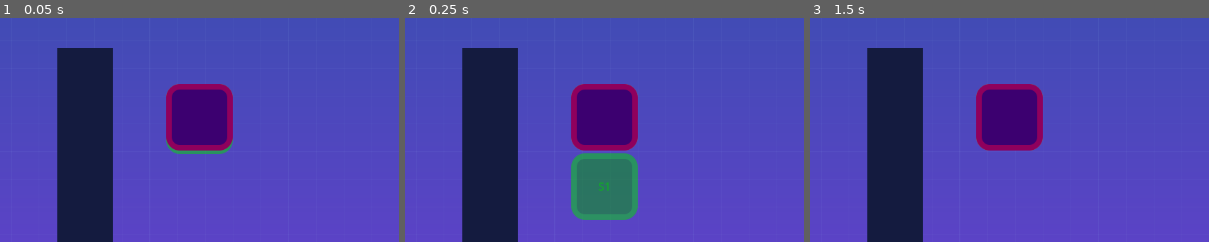
Above: before the commit, frames 1-3 (left to right).
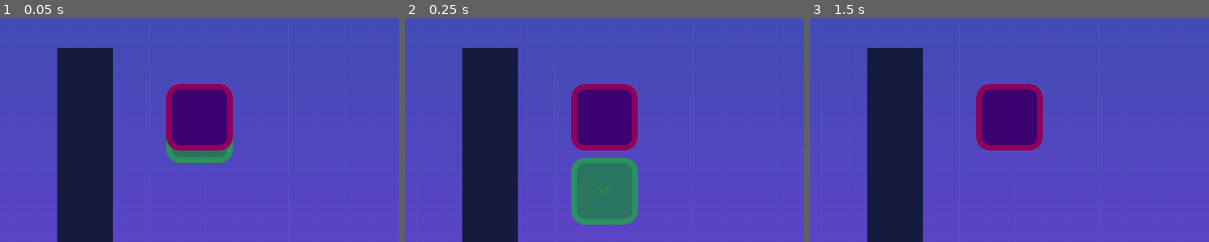
Above: after the commit, the same moments.

Repository: anatolbogun/godot-smoother-node-test-scene
Game: Godot game, scene res://src/Levels/level_template.tscn
Same seed, same stepped clock (60 frames per second), same inputs: the game is played once before the commit and once after it.
Inputs:
- Up to frame 1 (0.05 s): no input
- Up to frame 2 (0.25 s): no input
- Up to frame 3 (1.5 s): hold D (move_right) from 0.53 s (still down); tap A (jump) at 0.77 s; tap Enter at 1.25 s
The pictures show only the part of the screen within x 25-75%, y 50-100%; the shares and areas given below are measured in that part.

The runs differ from the first frame. In frame 1, 0.9% of the frame differs, in the area x 41-59%, y 55-65%; in frame 2, 1.3%, in the area x 41-59%, y 60-93%; in frame 3, nothing differs.
Error in both runs: Trying to assign an array of type "Array" to a variable of type "Array[Node]". (res://src/Levels/smoother.gd:79)

Commit message:
changed test code

Diff:
--- a/project.godot
+++ b/project.godot
@@ -58,3 +58,7 @@
 2d_physics/layer_2="enemies"
 2d_physics/layer_3="coins"
 2d_physics/layer_4="world"
+
+[physics]
+
+common/physics_ticks_per_second=13
--- a/src/Actors/actor.gd
+++ b/src/Actors/actor.gd
@@ -6,6 +6,9 @@
 @export var local_smoothed: = false # apply local smoothing to compare with smoother node results
 
 var previous_physics_position
+
+func _ready() -> void:
+	pass
 
 func _enter_tree() -> void:
 	previous_physics_position = position
--- a/src/Actors/enemy.gd
+++ b/src/Actors/enemy.gd
@@ -1,6 +1,7 @@
 extends "res://src/Actors/actor.gd"
 
 func _ready() -> void:
+	super()
 	velocity.x = -max_velocity.x
 
 func _on_stomp_detector_body_entered(body: Node2D) -> void:
--- a/src/Actors/player.gd
+++ b/src/Actors/player.gd
@@ -19,6 +19,7 @@
 @export var stomp_impulse: = 1000.0
 
 func _ready() -> void:
+	super()
 	$Label.text = name
 
 func _on_enemy_detector_area_entered(_area: Area2D) -> void:
--- a/src/Levels/level_template.tscn
+++ b/src/Levels/level_template.tscn
@@ -39,6 +39,7 @@
 script = ExtResource("1_jn24k")
 
 [node name="Smoother" type="Node" parent="."]
+process_mode = 4
 script = ExtResource("2_8i7dr")
 recursive = false
 includes = [NodePath("../NestedTest/S1")]
@@ -77,6 +78,10 @@
 position = Vector2(205, 148)
 safe_margin = 3.0
 
+[node name="SmootherCopy" type="Node" parent="NestedTest/S1"]
+script = ExtResource("2_8i7dr")
+recursive = false
+
 [node name="S2" parent="NestedTest" instance=ExtResource("2_m8x0h")]
 process_mode = 4
 modulate = Color(1, 0, 1, 0.501961)
--- a/src/Levels/smoother.gd
+++ b/src/Levels/smoother.gd
@@ -1,8 +1,12 @@
 extends Node
 
 # NOTE:
-# - For this to work this node must be at the bottom of the scene tree. Hence
-#   get_parent().move_child(self, -1)
+# - This node can only be applied to siblings or (if recursive is true) children or nested children
+#   of this node or its siblings.
+# - The most common scenario is to make it a direct child of the root node, e.g. in a level scene.
+#   By default it will then smooth all children and deep nested children in the same scene tree.
+# - For this to work this node must be at the top of the scene tree. Hence
+#   get_parent().move_child(self, 0)
 # - For easier understanding consider:
 #	_positions[child][0] is the origin position
 #	_positions[child][1] is the target position
@@ -15,14 +19,10 @@
 #	previous_physics_position = position
 
 # TO DO:
-# - running a smoothed and not smoothed player sprite simultaneously shows that the
-#   smoothed one is slightly slower (maybe need to take delta time into account)?
-# - check if collision detection really works reliably, this seems a bit sketchy
 # - consider if we need any extra properties such as recursive, includes and excludes (not even sure about the last 2)
 #   e.g. do we need a mode where we don't follow the parent children but only apply includes, i.e. includes only either as an enum mode or a simple bool
 # - may need something similar for rotations, etc. and export vars to include these properties;
 #   need to check what is potentially affected by _physics_process
-# - there's a bug where sometimes
 
 @export var recursive: = true
 @export var includes: Array[NodePath] = []
